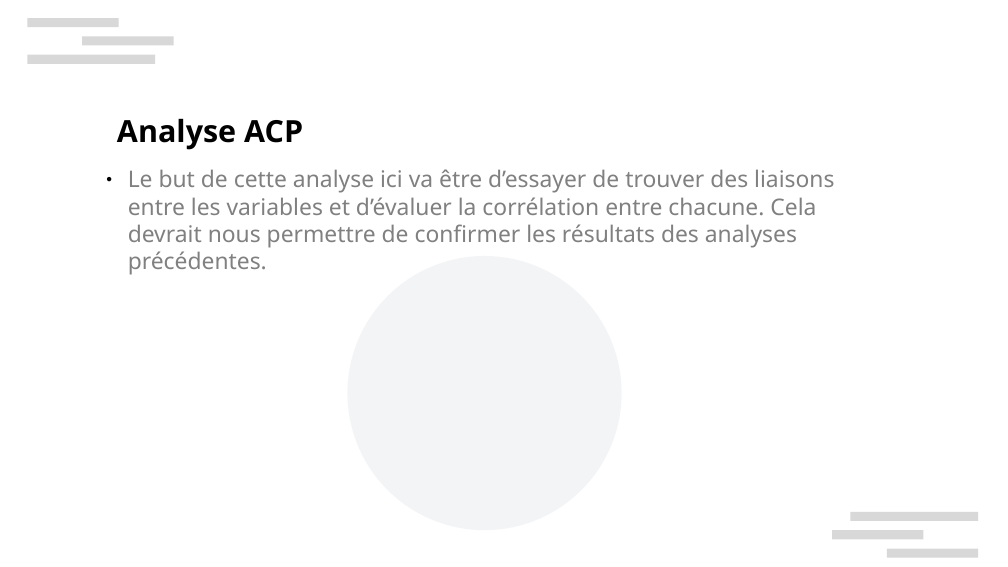
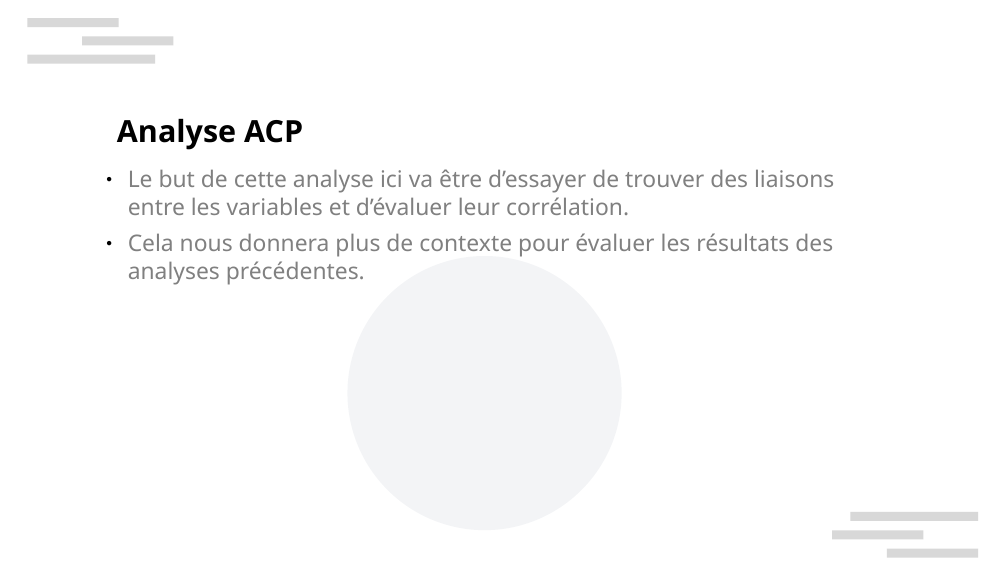
Before and after one commit to xbarrelet/formation, a slide deck: slide 32 of project_2/Barrelet_Xavier_2_presentation_180424.pptx (slide 36 before the commit). Drawn at 1008x567 pixels with LibreOffice and Linux fonts; fonts in the diff are those of the drawing; background and template pictures are left out. Boxes give left, top, right and bottom in pixels: in the first picture for what was removed or moved away, otherwise in the second. Text is boxed around its words. In the diff, an @@ line names an element or a change of style, - is before the commit and + after.

```diff
--- a/project_2/Barrelet_Xavier_2_presentation_180424.pptx
+++ b/project_2/Barrelet_Xavier_2_presentation_180424.pptx
@@ text at <box>128,169,834,285</box>: text changed @@
-● Le but de cette analyse ici va être d’essayer de trouver des liaisons entre les variables et d’évaluer la corrélation entre chacune. Cela devrait nous permettre de confirmer les résultats des analyses précédentes.
+● Le but de cette analyse ici va être d’essayer de trouver des liaisons entre les variables et d’évaluer leur corrélation.
+● Cela nous donnera plus de contexte pour évaluer les résultats des analyses précédentes.
```
Also in this commit, not shown: 15 other slides changed, 4 slides removed, 3 other files.
